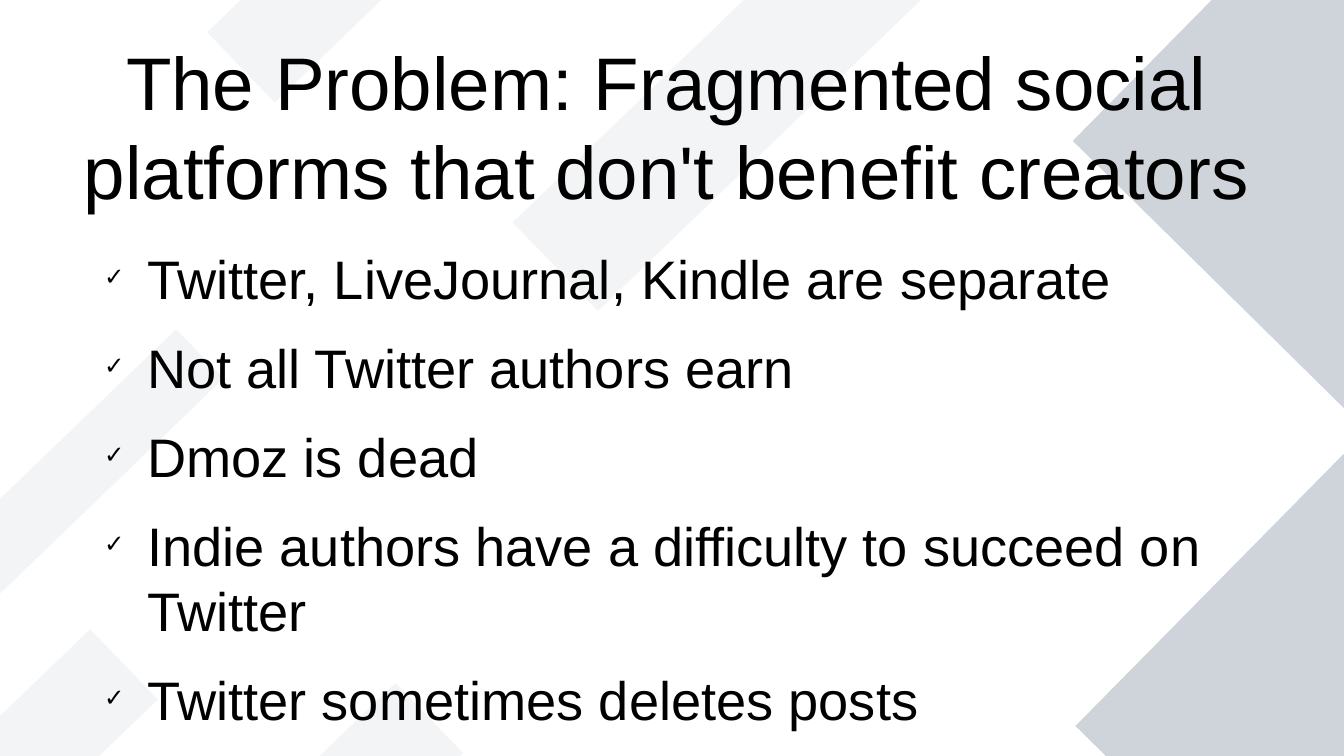
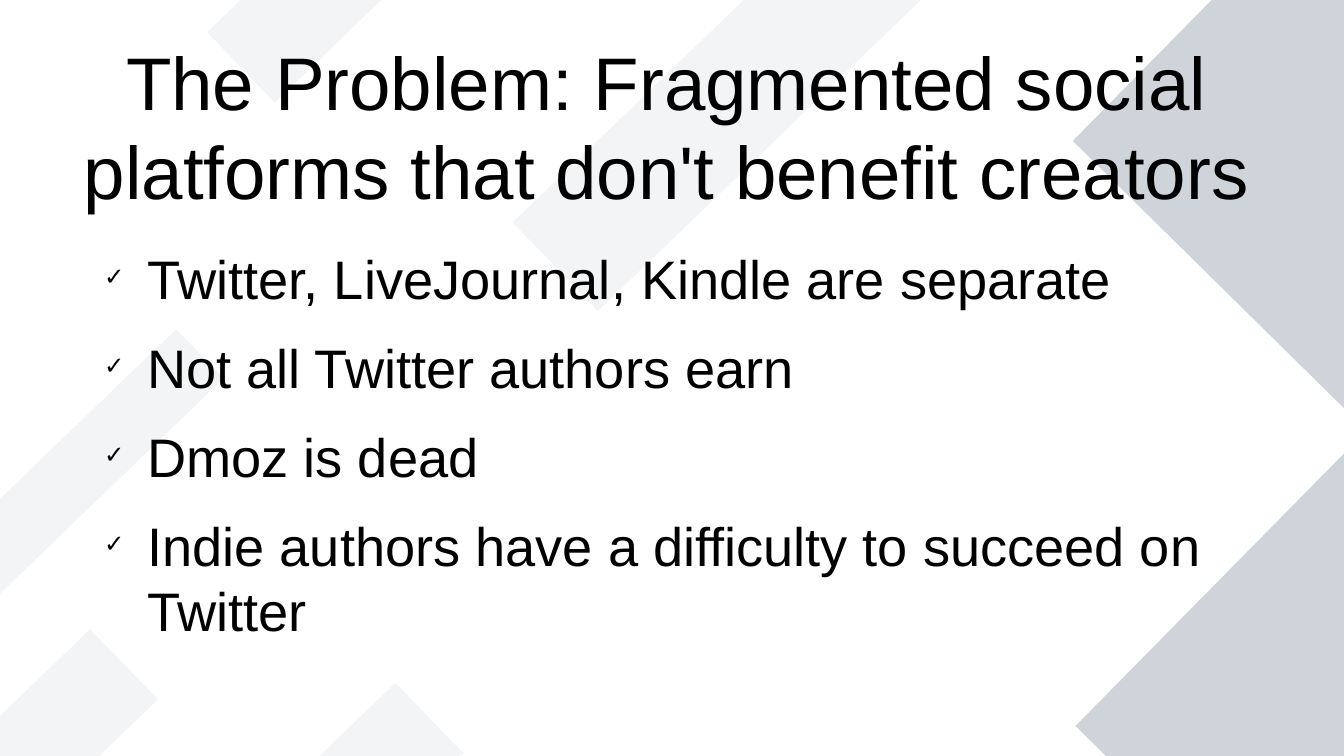
Before and after one commit to vporton/zondirectory2, a slide deck: slide 3 of docs/presentation.odp (slide 4 before the commit). Drawn at 1344x756 pixels with LibreOffice and Linux fonts; fonts in the diff are those of the drawing. Boxes give left, top, right and bottom in pixels: in the first picture for what was removed or moved away, otherwise in the second. Text is boxed around its words. In the diff, an @@ line names an element or a change of style, - is before the commit and + after.

```diff
--- a/docs/presentation.odp
+++ b/docs/presentation.odp
@@ text at [147, 680, 918, 729]: paragraph removed @@
-✓ Twitter sometimes deletes posts
```
Also in this commit, not shown: 5 other slides changed.
